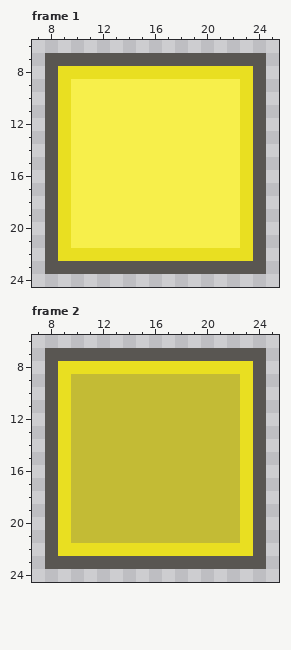
Edited in one commit: pixel-art file (Assets/ButtonYellowTemplate.ase). Above: the version before the commit.
32x32 pixels, 2 frames. Shown: frame 1: x 7..25, y 6..24; frame 2: x 7..25, y 6..24.
Once edited:
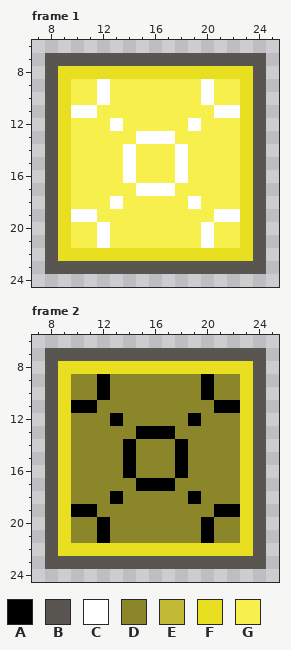
Palette (. is transparent): A #000000  B #595652  C #ffffff  D #8c862a  E #c3bb35  F #e9df21  G #f7ef4b
The edit:
{"where": "frame 1"}
{"frame":1,"y":9,"x":12,"old":"G","new":"C"}
{"frame":1,"y":9,"x":20,"old":"G","new":"C"}
{"frame":1,"y":10,"x":12,"old":"G","new":"C"}
{"frame":1,"y":10,"x":20,"old":"G","new":"C"}
{"frame":1,"y":11,"x":10,"old":"GG","new":"CC"}
{"frame":1,"y":11,"x":21,"old":"GG","new":"CC"}
{"frame":1,"y":12,"x":13,"old":"G","new":"C"}
{"frame":1,"y":12,"x":19,"old":"G","new":"C"}
{"frame":1,"y":13,"x":15,"old":"GGG","new":"CCC"}
{"frame":1,"y":14,"x":14,"old":"G","new":"C"}
{"frame":1,"y":14,"x":18,"old":"G","new":"C"}
{"frame":1,"y":15,"x":14,"old":"G","new":"C"}
{"frame":1,"y":15,"x":18,"old":"G","new":"C"}
{"frame":1,"y":16,"x":14,"old":"G","new":"C"}
{"frame":1,"y":16,"x":18,"old":"G","new":"C"}
{"frame":1,"y":17,"x":15,"old":"GGG","new":"CCC"}
{"frame":1,"y":18,"x":13,"old":"G","new":"C"}
{"frame":1,"y":18,"x":19,"old":"G","new":"C"}
{"frame":1,"y":19,"x":10,"old":"GG","new":"CC"}
{"frame":1,"y":19,"x":21,"old":"GG","new":"CC"}
{"frame":1,"y":20,"x":12,"old":"G","new":"C"}
{"frame":1,"y":20,"x":20,"old":"G","new":"C"}
{"frame":1,"y":21,"x":12,"old":"G","new":"C"}
{"frame":1,"y":21,"x":20,"old":"G","new":"C"}
{"where": "frame 2"}
{"frame":2,"y":9,"x":10,"old":"EEEEEEEEEEEEE","new":"DDADDDDDDDADD"}
{"frame":2,"y":10,"x":10,"old":"EEEEEEEEEEEEE","new":"DDADDDDDDDADD"}
{"frame":2,"y":11,"x":10,"old":"EEEEEEEEEEEEE","new":"AADDDDDDDDDAA"}
{"frame":2,"y":12,"x":10,"old":"EEEEEEEEEEEEE","new":"DDDADDDDDADDD"}
{"frame":2,"y":13,"x":10,"old":"EEEEEEEEEEEEE","new":"DDDDDAAADDDDD"}
{"frame":2,"y":14,"x":10,"old":"EEEEEEEEEEEEE","new":"DDDDADDDADDDD"}
{"frame":2,"y":15,"x":10,"old":"EEEEEEEEEEEEE","new":"DDDDADDDADDDD"}
{"frame":2,"y":16,"x":10,"old":"EEEEEEEEEEEEE","new":"DDDDADDDADDDD"}
{"frame":2,"y":17,"x":10,"old":"EEEEEEEEEEEEE","new":"DDDDDAAADDDDD"}
{"frame":2,"y":18,"x":10,"old":"EEEEEEEEEEEEE","new":"DDDADDDDDADDD"}
{"frame":2,"y":19,"x":10,"old":"EEEEEEEEEEEEE","new":"AADDDDDDDDDAA"}
{"frame":2,"y":20,"x":10,"old":"EEEEEEEEEEEEE","new":"DDADDDDDDDADD"}
{"frame":2,"y":21,"x":10,"old":"EEEEEEEEEEEEE","new":"DDADDDDDDDADD"}
{"label":"changed","picture_box":[71,79,240,248]}
{"label":"changed","picture_box":[71,374,240,543]}
